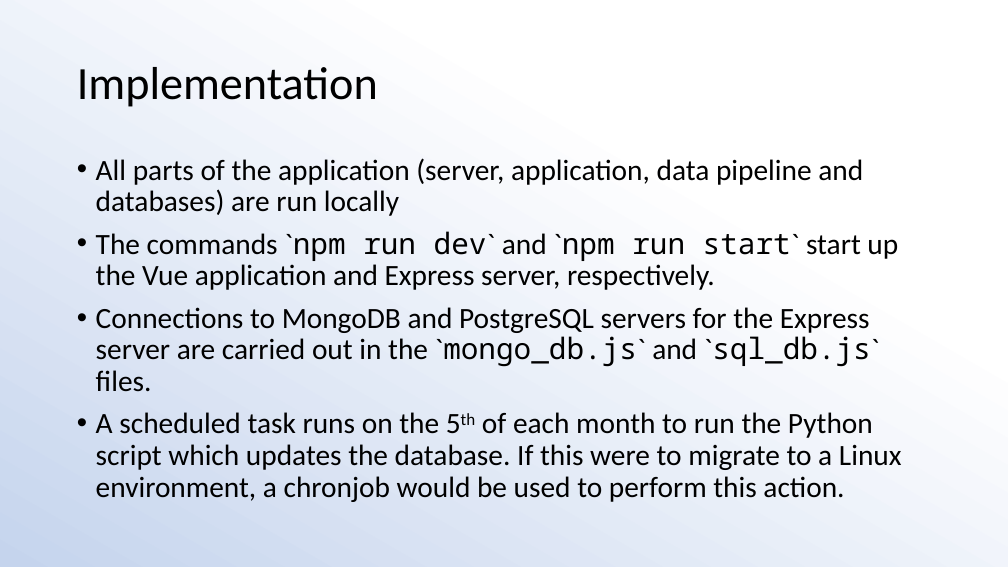
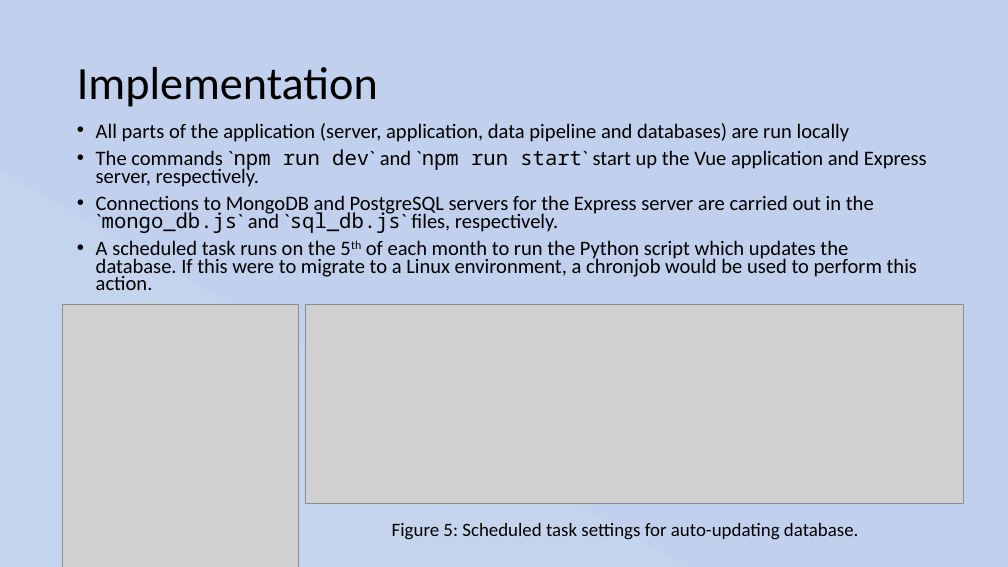
Before and after one commit to Stu-Gotz/pgmp, a slide deck: slide 11 of Presentation.pptx. Drawn at 1008x567 pixels with LibreOffice and Linux fonts; fonts in the diff are those of the drawing; grey boxes stand for pictures. Boxes give left, top, right and bottom in pixels: in the first picture for what was removed or moved away, otherwise in the second. Text is boxed around its words. In the diff, an @@ line names an element or a change of style, - is before the commit and + after.

```diff
--- a/Presentation.pptx
+++ b/Presentation.pptx
@@ background gradient #FFFFFF to #C5D4ED to #CFDBF0 to #ABC0E4 to #C7D5ED to gradient #C1D0EC to #C5D4ED to #CFDBF0 to #ABC0E4 to #C7D5ED @@
@@ text "All parts of the application ...": place and size @@
-text "All parts of the application ..." at <box>96,158,902,502</box>
+text "All parts of the application ..." at <box>96,123,927,290</box>
@@ text at <box>96,123,927,290</box>: size 28 to 19.6 pt in "All parts of the application (server, application, ...", "The commands `npm run dev` and `npm ...", "A scheduled task runs on the 5th ..."; line spacing 0.9 to 0.7 @@
@@ text at <box>96,195,874,233</box>: text changed; size 28 to 19.6 pt @@
-• Connections to MongoDB and PostgreSQL servers for the Express server are carried out in the `mongo_db.js` and `sql_db.js` files.
+• Connections to MongoDB and PostgreSQL servers for the Express server are carried out in the `mongo_db.js` and `sql_db.js` files, respectively.
@@ picture added at <box>62,304,299,567</box> @@
@@ picture added at <box>306,304,963,504</box> @@
@@ text added at <box>392,523,858,540</box>, 18 pt, text #000000 @@
+Figure 5: Scheduled task settings for auto-updating database.
```
Also in this commit, not shown: 17 other slides changed, 1 slide added, 1 slide removed, 1 other file.
